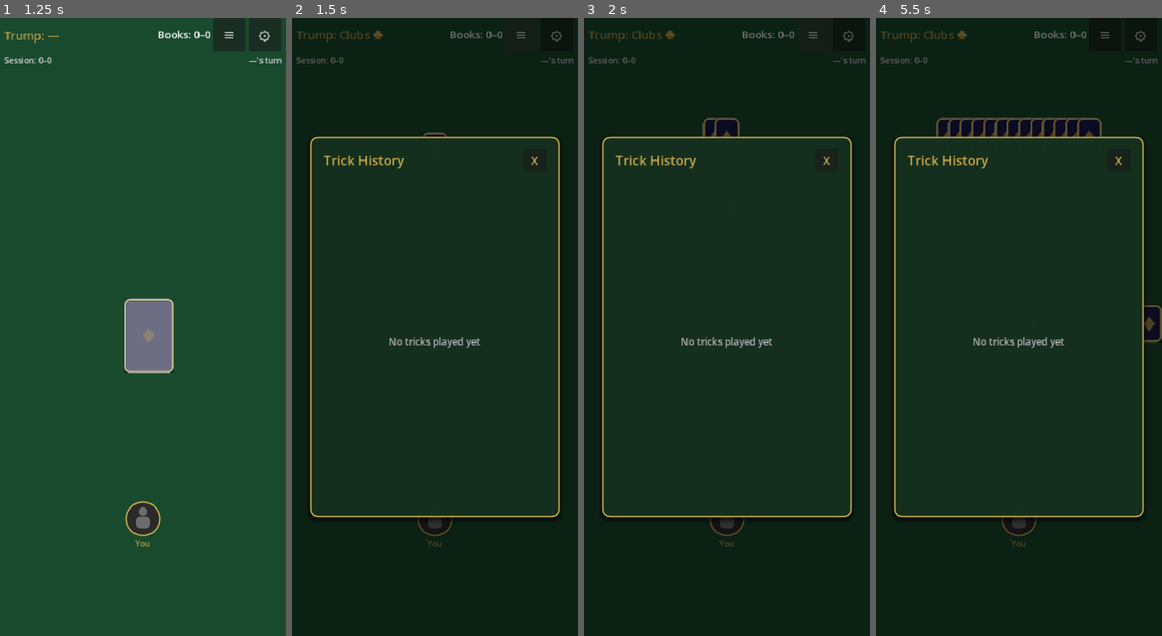
Above: before the commit, frames 1-4 (left to right).
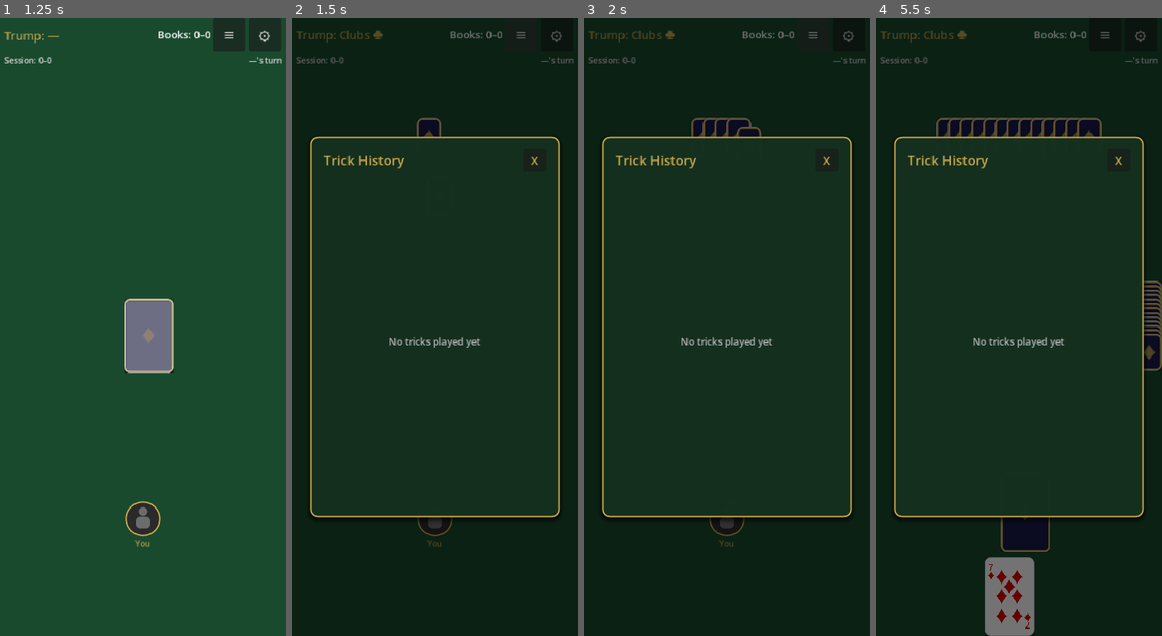
Above: after the commit, the same moments.

Repository: randyramsaywack/trump-mobile-card-game
Game: Godot game, scene res://scenes/main_menu.tscn
Same seed, same stepped clock (60 frames per second), same inputs: the game is played once before the commit and once after it.
Inputs:
- Up to frame 1 (1.25 s): click "Single Player" at 0.5 s
- Up to frame 2 (1.5 s): click "≡" at 1.25 s
- Up to frame 3 (2 s): no input
- Up to frame 4 (5.5 s): click "⚙" at 2 s; click "≡" at 2.75 s; click "⚙" at 3.5 s; click "≡" at 4.25 s; click "⚙" at 5 s

Frame 1 is identical in both runs. In frame 2, 0.1% of the frame differs, in the area x 43-55%, y 16-20%; in frame 3, 0.2%; in frame 4, 2.9%, in the area x 38-100%, y 42-100%.

Commit message:
fix(mp): defer card plays until dealing finishes; lock anim speed to fast
Two client-side changes; no server redeploy.

1) Cards no longer animate to the trick area while a fresh round's
   dealing animation is still in flight. The server dispatches
   game-loop events much faster than the client's deal animation, so
   in MP an opponent (or AI playing for a timed-out opponent) could
   land a card in the trick area before the local hand had finished
   appearing. Buffer card_played and trick_completed signals while
   _initial_deal_done is false; _flush_pending replays them in order
   once dealing wraps. Cleared in _on_round_started alongside the
   other pending queues.

2) Removed the user-facing animation-speed setting (Slow/Normal/Fast
   buttons in the settings overlay) and locked the global multiplier
   to 0.5 — the previous "Fast" value. All callers go through
   Settings.anim_multiplier() so the call sites stay unchanged. The
   anim_speed key is no longer read from or written to settings.cfg;
   any old saved value is silently ignored.

Co-Authored-By: Claude Opus 4.7 (1M context) <noreply@anthropic.com>

Diff:
--- a/autoloads/settings.gd
+++ b/autoloads/settings.gd
@@ -5,19 +5,9 @@
 const CONFIG_PATH := "user://settings.cfg"
 const MASTER_BUS := 0
 
-enum AnimSpeed { SLOW, NORMAL, FAST }
-
-const ANIM_MULTIPLIER := {
-	AnimSpeed.SLOW: 1.5,
-	AnimSpeed.NORMAL: 1.0,
-	AnimSpeed.FAST: 0.5,
-}
-
-const ANIM_LABEL := {
-	AnimSpeed.SLOW: "Slow",
-	AnimSpeed.NORMAL: "Normal",
-	AnimSpeed.FAST: "Fast",
-}
+## Animation speed is fixed at the previous "Fast" multiplier — the user-facing
+## slow/normal/fast toggle was removed from the settings overlay.
+const ANIM_MULTIPLIER: float = 0.5
 
 signal changed()
 
@@ -25,7 +15,6 @@
 const MP_USERNAME_DEFAULT := "Guest"
 
 var volume: float = 100.0  # 0-100
-var anim_speed: int = AnimSpeed.NORMAL
 var vibration_enabled: bool = true
 var mp_username: String = MP_USERNAME_DEFAULT
 var auto_sort: bool = true
@@ -35,18 +24,11 @@
 	_apply_volume()
 
 func anim_multiplier() -> float:
-	return ANIM_MULTIPLIER[anim_speed]
+	return ANIM_MULTIPLIER
 
 func set_volume(value: float) -> void:
 	volume = clampf(value, 0.0, 100.0)
 	_apply_volume()
-	_save()
-	changed.emit()
-
-func set_anim_speed(value: int) -> void:
-	if not ANIM_MULTIPLIER.has(value):
-		return
-	anim_speed = value
 	_save()
 	changed.emit()
 
@@ -83,9 +65,6 @@
 	if err != OK:
 		return
 	volume = clampf(float(cfg.get_value("audio", "volume", 100.0)), 0.0, 100.0)
-	var s := int(cfg.get_value("video", "anim_speed", AnimSpeed.NORMAL))
-	if ANIM_MULTIPLIER.has(s):
-		anim_speed = s
 	vibration_enabled = bool(cfg.get_value("haptics", "vibration_enabled", true))
 	var mp_val := String(cfg.get_value("player", "mp_username", MP_USERNAME_DEFAULT)).strip_edges()
 	if mp_val == "":
@@ -96,7 +75,6 @@
 func _save() -> void:
 	var cfg := ConfigFile.new()
 	cfg.set_value("audio", "volume", volume)
-	cfg.set_value("video", "anim_speed", anim_speed)
 	cfg.set_value("haptics", "vibration_enabled", vibration_enabled)
 	cfg.set_value("player", "mp_username", mp_username)
 	cfg.set_value("gameplay", "auto_sort", auto_sort)
--- a/scenes/ui/settings_overlay.tscn
+++ b/scenes/ui/settings_overlay.tscn
@@ -108,56 +108,6 @@
 theme_override_colors/font_color = Color(0.9, 0.9, 0.9, 1)
 theme_override_font_sizes/font_size = 13
 
-[node name="SpeedLabel" type="Label" parent="Panel/VBox"]
-layout_mode = 2
-text = "Animation Speed"
-theme_override_colors/font_color = Color(0.9, 0.9, 0.9, 1)
-theme_override_font_sizes/font_size = 13
-
-[node name="SpeedRow" type="HBoxContainer" parent="Panel/VBox"]
-layout_mode = 2
-theme_override_constants/separation = 6
-alignment = 1
-
-[node name="SlowBtn" type="Button" parent="Panel/VBox/SpeedRow"]
-layout_mode = 2
-custom_minimum_size = Vector2(80, 36)
-toggle_mode = true
-text = "Slow"
-theme_override_colors/font_color = Color(0.788, 0.659, 0.298, 1)
-theme_override_colors/font_hover_color = Color(1, 0.95, 0.7, 1)
-theme_override_colors/font_pressed_color = Color(1, 0.95, 0.7, 1)
-theme_override_styles/normal = SubResource("SB_btn_normal")
-theme_override_styles/hover = SubResource("SB_btn_hover")
-theme_override_styles/pressed = SubResource("SB_btn_hover")
-theme_override_styles/focus = SubResource("SB_btn_hover")
-
-[node name="NormalBtn" type="Button" parent="Panel/VBox/SpeedRow"]
-layout_mode = 2
-custom_minimum_size = Vector2(80, 36)
-toggle_mode = true
-text = "Normal"
-theme_override_colors/font_color = Color(0.788, 0.659, 0.298, 1)
-theme_override_colors/font_hover_color = Color(1, 0.95, 0.7, 1)
-theme_override_colors/font_pressed_color = Color(1, 0.95, 0.7, 1)
-theme_override_styles/normal = SubResource("SB_btn_normal")
-theme_override_styles/hover = SubResource("SB_btn_hover")
-theme_override_styles/pressed = SubResource("SB_btn_hover")
-theme_override_styles/focus = SubResource("SB_btn_hover")
-
-[node name="FastBtn" type="Button" parent="Panel/VBox/SpeedRow"]
-layout_mode = 2
-custom_minimum_size = Vector2(80, 36)
-toggle_mode = true
-text = "Fast"
-theme_override_colors/font_color = Color(0.788, 0.659, 0.298, 1)
-theme_override_colors/font_hover_color = Color(1, 0.95, 0.7, 1)
-theme_override_colors/font_pressed_color = Color(1, 0.95, 0.7, 1)
-theme_override_styles/normal = SubResource("SB_btn_normal")
-theme_override_styles/hover = SubResource("SB_btn_hover")
-theme_override_styles/pressed = SubResource("SB_btn_hover")
-theme_override_styles/focus = SubResource("SB_btn_hover")
-
 [node name="DifficultyLabel" type="Label" parent="Panel/VBox"]
 layout_mode = 2
 text = "AI Difficulty"
--- a/scripts/ui/game_table_ui.gd
+++ b/scripts/ui/game_table_ui.gd
@@ -75,6 +75,13 @@
 # States deferred until the deal animation finishes
 var _pending_trump_selection: Dictionary = {}
 var _pending_turn: Dictionary = {}
+## In MP the server runs much faster than the client's dealing animation, so
+## opponent card-plays / trick completions can arrive while we're still
+## visually dealing cards out. Buffer them here and replay in order once
+## _initial_deal_done flips, otherwise the trick area starts filling before
+## the player's hand finishes appearing.
+var _pending_card_plays: Array = []         # [{seat, card}, ...]
+var _pending_trick_completes: Array = []    # [{winner_seat, books, seat_books}, ...]
 var _new_trick_pending: bool = true
 
 # Active trick: maps seat index -> Control node for each played card (floating,
@@ -478,6 +485,16 @@
 	_animate_deal_one(item.seat, item.card, item.face_up)
 
 func _flush_pending() -> void:
+	# Replay buffered card plays first so the trick area catches up to the
+	# server's truth before the next turn / win screen is shown. trick
+	# completions follow so the collection animation runs against visible
+	# cards rather than empty slots.
+	while not _pending_card_plays.is_empty():
+		var p: Dictionary = _pending_card_plays.pop_front()
+		_on_card_played(int(p.seat), p.card as Card)
+	while not _pending_trick_completes.is_empty():
+		var t: Dictionary = _pending_trick_completes.pop_front()
+		_on_trick_completed(int(t.winner_seat), t.books as Array, t.seat_books as Array)
 	if not _pending_trump_selection.is_empty():
 		var s := _pending_trump_selection.duplicate()
 		_pending_trump_selection.clear()
@@ -805,6 +822,12 @@
 # ── Card played & trick ───────────────────────────────────────────────────────
 
 func _on_card_played(seat: int, card: Card) -> void:
+	# Defer until dealing has visually completed — the server blasts events
+	# faster than the deal animation and we don't want trick cards landing
+	# mid-deal. _flush_pending will replay these in order.
+	if not _initial_deal_done:
+		_pending_card_plays.append({seat = seat, card = card})
+		return
 	var played_avatar = _get_avatar(seat)
 	if played_avatar:
 		played_avatar.set_active(false)
@@ -855,6 +878,16 @@
 	await tween.finished
 
 func _on_trick_completed(winner_seat: int, books: Array, seat_books: Array) -> void:
+	# Same deferral as _on_card_played — a trick can complete server-side
+	# while we're still dealing visually. Buffer until dealing is done so the
+	# trick-collection animation runs after the cards are actually visible.
+	if not _initial_deal_done:
+		_pending_trick_completes.append({
+			winner_seat = winner_seat,
+			books = books,
+			seat_books = seat_books,
+		})
+		return
 	_new_trick_pending = true
 	# Team 0 = human + partner (seats 0, 2). Vibrate only on player-team wins.
 	if winner_seat == 0 or winner_seat == 2:
@@ -946,6 +979,8 @@
 	_shuffle_done = false
 	_pending_trump_selection.clear()
 	_pending_turn.clear()
+	_pending_card_plays.clear()
+	_pending_trick_completes.clear()
 	_selected_card = null
 	_current_valid_cards.clear()
 	_new_trick_pending = true
--- a/scripts/ui/settings_overlay.gd
+++ b/scripts/ui/settings_overlay.gd
@@ -4,9 +4,6 @@
 
 @onready var volume_slider: HSlider = $Panel/VBox/VolumeRow/VolumeSlider
 @onready var volume_value: Label = $Panel/VBox/VolumeRow/VolumeValue
-@onready var slow_btn: Button = $Panel/VBox/SpeedRow/SlowBtn
-@onready var normal_btn: Button = $Panel/VBox/SpeedRow/NormalBtn
-@onready var fast_btn: Button = $Panel/VBox/SpeedRow/FastBtn
 @onready var easy_btn: Button = $Panel/VBox/DifficultyRow/EasyBtn
 @onready var medium_btn: Button = $Panel/VBox/DifficultyRow/MediumBtn
 @onready var hard_btn: Button = $Panel/VBox/DifficultyRow/HardBtn
@@ -25,16 +22,12 @@
 func _ready() -> void:
 	volume_slider.value = Settings.volume
 	_update_value_label()
-	_refresh_speed_buttons()
 	_refresh_difficulty_buttons()
 	_refresh_vibration_toggle()
 	vibration_toggle.toggled.connect(_on_vibration_toggled)
 	auto_sort_toggle.toggled.connect(_on_auto_sort_toggled)
 	_refresh_auto_sort_toggle()
 	volume_slider.value_changed.connect(_on_volume_changed)
-	slow_btn.pressed.connect(func(): _set_speed(Settings.AnimSpeed.SLOW))
-	normal_btn.pressed.connect(func(): _set_speed(Settings.AnimSpeed.NORMAL))
-	fast_btn.pressed.connect(func(): _set_speed(Settings.AnimSpeed.FAST))
 	easy_btn.pressed.connect(func(): _set_difficulty(AIPlayer.Difficulty.EASY))
 	medium_btn.pressed.connect(func(): _set_difficulty(AIPlayer.Difficulty.MEDIUM))
 	hard_btn.pressed.connect(func(): _set_difficulty(AIPlayer.Difficulty.HARD))
@@ -47,15 +40,6 @@
 
 func _update_value_label() -> void:
 	volume_value.text = "%d%%" % int(volume_slider.value)
-
-func _set_speed(speed: int) -> void:
-	Settings.set_anim_speed(speed)
-	_refresh_speed_buttons()
-
-func _refresh_speed_buttons() -> void:
-	slow_btn.button_pressed = Settings.anim_speed == Settings.AnimSpeed.SLOW
-	normal_btn.button_pressed = Settings.anim_speed == Settings.AnimSpeed.NORMAL
-	fast_btn.button_pressed = Settings.anim_speed == Settings.AnimSpeed.FAST
 
 func _set_difficulty(value: int) -> void:
 	GameState.ai_difficulty = value
Not shown, changed: Trump.pck
